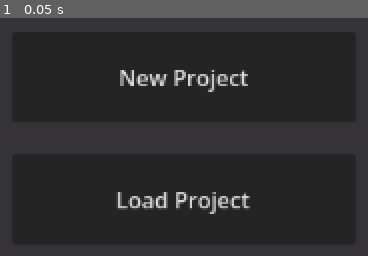
Above: before the commit, frame 1.
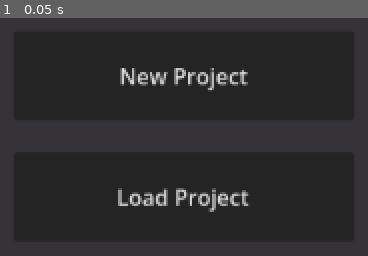
Above: after the commit, the same moment.

Repository: ToadSaidHi/Thwomp-Sprite-Editor
Game: Godot game, scene res://MainMenu.tscn
The game is run twice, just before and just after one commit, with the same random seed, the same clock (stepped at 60 frames per second) and the same inputs. The project has no main scene, so this scene is started directly.
Inputs:
- Up to frame 1 (0.05 s): no input

The runs differ from the first frame. In frame 1, 2.9% of the frame differs, in the area x 32-68%, y 21-83%.

Commit message:
Start Building Blocks

Diff:
--- a/Editor/Editor.tscn
+++ b/Editor/Editor.tscn
@@ -32,3 +32,4 @@
 color = Color(0.90588236, 0.827451, 0.53333336, 1)
 
 [node name="Camera2D" type="Camera2D" parent="." unique_id=1928046784]
+zoom = Vector2(1.65, 1.65)
--- /dev/null
+++ b/Editor/blockCodeEditor/Block.tscn
@@ -0,0 +1,77 @@
+[gd_scene format=3 uid="uid://2m7tn7y8s3ux"]
+
+[ext_resource type="Script" uid="uid://eklv6me23v6l" path="res://Editor/blockCodeEditor/block.gd" id="1_sal11"]
+[ext_resource type="Resource" uid="uid://b08j40nmiooc8" path="res://Objects/Blocks/Basic/loadModelAndAnime.tres" id="2_xhmhm"]
+[ext_resource type="Theme" uid="uid://cplk57enbq5ui" path="res://Objects/Themes/MainTheme.tres" id="3_xhmhm"]
+
+[node name="Block" type="Node2D" unique_id=650439733]
+script = ExtResource("1_sal11")
+block = ExtResource("2_xhmhm")
+
+[node name="Base" type="ColorRect" parent="." unique_id=166731568]
+offset_right = 120.0
+offset_bottom = 150.0
+
+[node name="Up Point" type="ColorRect" parent="Base" unique_id=1953721219]
+layout_mode = 0
+offset_left = 20.0
+offset_top = -40.0
+offset_right = 100.0
+
+[node name="Down Point" type="ColorRect" parent="Base" unique_id=13030419]
+layout_mode = 0
+offset_left = 20.0
+offset_top = 110.0
+offset_right = 100.0
+offset_bottom = 150.0
+color = Color(0.20784314, 0.2, 0.21568628, 1)
+
+[node name="Extension" type="ColorRect" parent="Base" unique_id=2078302038]
+layout_mode = 0
+offset_left = 120.0
+offset_right = 220.0
+offset_bottom = 150.0
+
+[node name="Hole1" type="ColorRect" parent="." unique_id=1664895739]
+visible = false
+offset_top = 10.0
+offset_right = 80.0
+offset_bottom = 140.0
+color = Color(0.20784314, 0.2, 0.21568628, 1)
+
+[node name="Hole2" type="ColorRect" parent="." unique_id=393556413]
+visible = false
+offset_top = 10.0
+offset_right = 80.0
+offset_bottom = 140.0
+color = Color(0.20784314, 0.2, 0.21568628, 1)
+
+[node name="Hole3" type="ColorRect" parent="." unique_id=414438623]
+visible = false
+offset_top = 10.0
+offset_right = 80.0
+offset_bottom = 140.0
+color = Color(0.20784314, 0.2, 0.21568628, 1)
+
+[node name="Hole4" type="ColorRect" parent="." unique_id=1402587966]
+visible = false
+offset_top = 10.0
+offset_right = 80.0
+offset_bottom = 140.0
+color = Color(0.20784314, 0.2, 0.21568628, 1)
+
+[node name="Title" type="RichTextLabel" parent="." unique_id=1553448087]
+offset_left = 100.0
+offset_top = 1.0
+offset_right = 200.0
+offset_bottom = 151.0
+theme = ExtResource("3_xhmhm")
+theme_override_colors/default_color = Color(0.20784314, 0.2, 0.21568628, 1)
+text = "Block Text "
+fit_content = true
+scroll_active = false
+autowrap_mode = 0
+vertical_alignment = 1
+
+[node name="Camera2D" type="Camera2D" parent="." unique_id=1946524169]
+position = Vector2(505, 13)
--- /dev/null
+++ b/Editor/blockCodeEditor/CatagoryLabels.gd
@@ -0,0 +1,10 @@
+extends RichTextLabel
+
+@export var Catagory : BlockCatagory
+
+func _ready() -> void:
+	text = Catagory.Name
+	text = ""
+	$Button.text = Catagory.Name
+	$Button.add_theme_color_override("font_color", Catagory.CatagoryColor)
+	add_theme_color_override("default_color", Catagory.CatagoryColor)
--- /dev/null
+++ b/Editor/blockCodeEditor/block.gd
@@ -0,0 +1,71 @@
+extends Node2D
+@export var block : Block
+@export var subBlocks : Array[subBlock]
+
+func _ready() -> void:
+	$Title.text = block.Title
+	for i in block.SubBlockInputs:
+		subBlocks.append(null)
+
+	setColor()
+
+
+func setColor():
+	$Base.modulate = (block.Type.color)
+	#$"Base/Down Point".modulate.r -= block.Type.color.r
+	#$"Base/Down Point".modulate.g -= block.Type.color.g
+	#$"Base/Down Point".modulate.b -= block.Type.color.b
+
+
+
+func _process(delta: float) -> void:
+
+	growBlock()
+
+func insertSubBlock(loc : int, block : subBlock):
+	subBlocks.insert(loc, block)
+	subBlocks.remove_at(loc+1)
+
+
+func growBlock():
+	var e = $Base/Extension
+	e.size.x = $Title.size.x
+	var x = 0
+	for i in subBlocks:
+		if(x == 0):
+			$Hole1.position.x = e.size.x + e.position.x
+			if(subBlocks.get(x) == null):
+				$Hole1.size.x = 80
+			else:
+				$Hole1.size.x = subBlocks.get(x).size();
+			e.size.x += $Hole1.size.x + 20
+			$Hole1.modulate = block.SubBlockInputs.get(x).color
+			$Hole1.show()
+		if(x == 1):
+			$Hole2.position.x = e.size.x + e.position.x
+			if(subBlocks.get(x) == null):
+				$Hole2.size.x = 80
+			else:
+				$Hole2.size.x = subBlocks.get(x).size();
+			e.size.x += $Hole2.size.x + 20
+			$Hole2.modulate = block.SubBlockInputs.get(x).color
+			$Hole2.show()
+		if(x == 2):
+			$Hole3.position.x = e.size.x + e.position.x
+			if(subBlocks.get(x) == null):
+				$Hole3.size.x = 80
+			else:
+				$Hole3.size.x = subBlocks.get(x).size();
+			e.size.x += $Hole3.size.x + 20
+			$Hole3.modulate = block.SubBlockInputs.get(x).color
+			$Hole3.show()
+		if(x == 3):
+			$Hole4.position.x = e.size.x + e.position.x
+			if(subBlocks.get(x) == null):
+				$Hole4.size.x = 80
+			else:
+				$Hole4.size.x = subBlocks.get(x).size();
+			e.size.x += $Hole4.size.x + 20
+			$Hole4.modulate = block.SubBlockInputs.get(x).color
+			$Hole4.show()
+		x+=1
--- /dev/null
+++ b/Editor/blockCodeEditor/blockCodeEditor.tscn
@@ -0,0 +1,197 @@
+[gd_scene format=3 uid="uid://b3gq61nt7wic4"]
+
+[ext_resource type="Theme" uid="uid://cplk57enbq5ui" path="res://Objects/Themes/MainTheme.tres" id="1_d6kr4"]
+[ext_resource type="Script" uid="uid://cae20hqqygx8i" path="res://Editor/blockCodeEditor/CatagoryLabels.gd" id="2_xe3cp"]
+[ext_resource type="Resource" uid="uid://eegrq0e2bciq" path="res://Objects/Catagories/Model.tres" id="3_ivwsq"]
+[ext_resource type="Resource" uid="uid://ec5v2iukhaui" path="res://Objects/Catagories/Variable.tres" id="4_ryloh"]
+[ext_resource type="Resource" uid="uid://chyv2k1k64vra" path="res://Objects/Catagories/Other.tres" id="5_6hjbc"]
+[ext_resource type="Resource" uid="uid://cg6fyhql215g" path="res://Objects/Catagories/Player.tres" id="5_8flby"]
+[ext_resource type="Resource" uid="uid://cdrulhwe6o76f" path="res://Objects/Catagories/World.tres" id="6_2j130"]
+
+[node name="BlockCodeEditor" type="Node2D" unique_id=1030842470]
+
+[node name="Catagories" type="Node2D" parent="." unique_id=1145216447]
+position = Vector2(-95, -21)
+
+[node name="Catagories Label" type="RichTextLabel" parent="Catagories" unique_id=1596982114]
+offset_left = -517.0
+offset_top = -255.0
+offset_right = 545.5
+scale = Vector2(0.282, 0.282)
+theme = ExtResource("1_d6kr4")
+text = "Catagories"
+fit_content = true
+horizontal_alignment = 1
+
+[node name="Catagory 1" type="RichTextLabel" parent="Catagories" unique_id=1539957793]
+offset_left = -482.0
+offset_top = -226.0
+offset_right = -259.0
+offset_bottom = -203.0
+theme = ExtResource("1_d6kr4")
+theme_override_colors/default_color = Color(1, 1, 1, 1)
+theme_override_font_sizes/normal_font_size = 16
+text = "Text"
+scroll_active = false
+horizontal_alignment = 1
+script = ExtResource("2_xe3cp")
+Catagory = ExtResource("3_ivwsq")
+
+[node name="ColorRect" type="ColorRect" parent="Catagories/Catagory 1" unique_id=112793809]
+layout_mode = 0
+offset_left = -1.0
+offset_top = -6.0
+offset_right = 39.0
+offset_bottom = 34.0
+scale = Vector2(5.76, 1)
+color = Color(0, 0, 0, 0.16078432)
+
+[node name="Button" type="Button" parent="Catagories/Catagory 1" unique_id=1893625842]
+layout_mode = 0
+offset_left = 4.0
+offset_right = 2033.0
+offset_bottom = 200.0
+scale = Vector2(0.111, 0.111)
+theme = ExtResource("1_d6kr4")
+theme_override_font_sizes/font_size = 144
+text = "                                               "
+flat = true
+
+[node name="Catagory 2" type="RichTextLabel" parent="Catagories" unique_id=1631276149]
+offset_left = -482.0
+offset_top = -196.0
+offset_right = -259.0
+offset_bottom = -173.0
+theme = ExtResource("1_d6kr4")
+theme_override_colors/default_color = Color(1, 1, 1, 1)
+theme_override_font_sizes/normal_font_size = 16
+text = "Text"
+scroll_active = false
+horizontal_alignment = 1
+script = ExtResource("2_xe3cp")
+Catagory = ExtResource("6_2j130")
+
+[node name="ColorRect" type="ColorRect" parent="Catagories/Catagory 2" unique_id=206508554]
+layout_mode = 0
+offset_left = -1.0
+offset_top = -6.0
+offset_right = 39.0
+offset_bottom = 34.0
+scale = Vector2(5.76, 1)
+color = Color(0, 0, 0, 0.16078432)
+
+[node name="Button" type="Button" parent="Catagories/Catagory 2" unique_id=1723939354]
+layout_mode = 0
+offset_left = 4.0
+offset_right = 2033.0
+offset_bottom = 200.0
+scale = Vector2(0.111, 0.111)
+theme = ExtResource("1_d6kr4")
+theme_override_font_sizes/font_size = 144
+text = "                                               "
+flat = true
+
+[node name="Catagory 3" type="RichTextLabel" parent="Catagories" unique_id=1098924019]
+offset_left = -482.0
+offset_top = -166.0
+offset_right = -259.0
+offset_bottom = -143.0
+theme = ExtResource("1_d6kr4")
+theme_override_colors/default_color = Color(1, 1, 1, 1)
+theme_override_font_sizes/normal_font_size = 16
+text = "Text"
+scroll_active = false
+horizontal_alignment = 1
+script = ExtResource("2_xe3cp")
+Catagory = ExtResource("5_8flby")
+
+[node name="ColorRect" type="ColorRect" parent="Catagories/Catagory 3" unique_id=250890486]
+layout_mode = 0
+offset_left = -1.0
+offset_top = -6.0
+offset_right = 39.0
+offset_bottom = 34.0
+scale = Vector2(5.76, 1)
+color = Color(0, 0, 0, 0.16078432)
+
+[node name="Button" type="Button" parent="Catagories/Catagory 3" unique_id=1005727232]
+layout_mode = 0
+offset_left = 4.0
+offset_right = 2033.0
+offset_bottom = 200.0
+scale = Vector2(0.111, 0.111)
+theme = ExtResource("1_d6kr4")
+theme_override_font_sizes/font_size = 144
+text = "                                               "
+flat = true
+
+[node name="Catagory 4" type="RichTextLabel" parent="Catagories" unique_id=1914341185]
+offset_left = -482.0
+offset_top = -136.0
+offset_right = -259.0
+offset_bottom = -113.0
+theme = ExtResource("1_d6kr4")
+theme_override_colors/default_color = Color(1, 1, 1, 1)
+theme_override_font_sizes/normal_font_size = 16
+text = "Text"
+scroll_active = false
+horizontal_alignment = 1
+script = ExtResource("2_xe3cp")
+Catagory = ExtResource("4_ryloh")
+
+[node name="ColorRect" type="ColorRect" parent="Catagories/Catagory 4" unique_id=1612406674]
+layout_mode = 0
+offset_left = -1.0
+offset_top = -6.0
+offset_right = 39.0
+offset_bottom = 34.0
+scale = Vector2(5.76, 1)
+color = Color(0, 0, 0, 0.16078432)
+
+[node name="Button" type="Button" parent="Catagories/Catagory 4" unique_id=1056558632]
+layout_mode = 0
+offset_left = 4.0
+offset_right = 2033.0
+offset_bottom = 200.0
+scale = Vector2(0.111, 0.111)
+theme = ExtResource("1_d6kr4")
+theme_override_font_sizes/font_size = 144
+text = "                                               "
+flat = true
+
+[node name="Catagory 5" type="RichTextLabel" parent="Catagories" unique_id=1524256261]
+offset_left = -482.0
+offset_top = -106.0
+offset_right = -259.0
+offset_bottom = -83.0
+theme = ExtResource("1_d6kr4")
+theme_override_colors/default_color = Color(1, 1, 1, 1)
+theme_override_font_sizes/normal_font_size = 16
+text = "Text"
+scroll_active = false
+horizontal_alignment = 1
+script = ExtResource("2_xe3cp")
+Catagory = ExtResource("5_6hjbc")
+
+[node name="ColorRect" type="ColorRect" parent="Catagories/Catagory 5" unique_id=347458772]
+layout_mode = 0
+offset_left = -1.0
+offset_top = -6.0
+offset_right = 39.0
+offset_bottom = 34.0
+scale = Vector2(5.76, 1)
+color = Color(0, 0, 0, 0.16078432)
+
+[node name="Button" type="Button" parent="Catagories/Catagory 5" unique_id=325585006]
+layout_mode = 0
+offset_left = 4.0
+offset_right = 2033.0
+offset_bottom = 200.0
+scale = Vector2(0.111, 0.111)
+theme = ExtResource("1_d6kr4")
+theme_override_font_sizes/font_size = 144
+text = "                                               "
+flat = true
+
+[node name="Camera2D" type="Camera2D" parent="." unique_id=155870850]
+zoom = Vector2(1.65, 1.65)
--- a/MainMenu.tscn
+++ b/MainMenu.tscn
@@ -3,6 +3,7 @@
 [node name="MainMenu" type="Node2D" unique_id=708923123]
 
 [node name="Camera2D" type="Camera2D" parent="." unique_id=1706227575]
+zoom = Vector2(1.65, 1.65)
 
 [node name="New Project" type="Button" parent="." unique_id=1411149363]
 offset_left = -124.0
--- /dev/null
+++ b/Objects/Block Types/ArcData.tres
@@ -0,0 +1,9 @@
+[gd_resource type="Resource" script_class="BlockType" format=3 uid="uid://b82d7negs1o5l"]
+
+[ext_resource type="Script" uid="uid://b30t1q3f3e4cu" path="res://Objects/Classes/blockType.gd" id="1_l71ns"]
+
+[resource]
+script = ExtResource("1_l71ns")
+Name = "ArcData"
+color = Color(0.56078434, 0.61960787, 0.8352941, 1)
+metadata/_custom_type_script = "uid://b30t1q3f3e4cu"
--- /dev/null
+++ b/Objects/Blocks/Basic/Custom.tres
@@ -0,0 +1,11 @@
+[gd_resource type="Resource" script_class="Block" format=3 uid="uid://bdee4bc25288w"]
+
+[ext_resource type="Script" uid="uid://bs1q4d40o5kko" path="res://Objects/Classes/block.gd" id="1_2gnyi"]
+[ext_resource type="Resource" uid="uid://dp77mtw8byt4w" path="res://Objects/Block Types/Other.tres" id="1_khm81"]
+
+[resource]
+script = ExtResource("1_2gnyi")
+Title = "[TextBox]"
+Description = "Run a custom line of code"
+Type = ExtResource("1_khm81")
+metadata/_custom_type_script = "uid://bs1q4d40o5kko"
--- a/Objects/Blocks/Basic/loadModel.tres
+++ b/Objects/Blocks/Basic/loadModel.tres
@@ -1,11 +1,14 @@
 [gd_resource type="Resource" script_class="loadModel" format=3 uid="uid://sobfqdki4x1h"]
 
 [ext_resource type="Resource" uid="uid://b25nixh28b3vn" path="res://Objects/Block Types/AnimationAndModel.tres" id="1_0mj6a"]
+[ext_resource type="Script" uid="uid://b30t1q3f3e4cu" path="res://Objects/Classes/blockType.gd" id="1_d5pcf"]
 [ext_resource type="Script" uid="uid://e7i0e2petq55" path="res://Objects/Classes/loadModel.gd" id="1_fsich"]
+[ext_resource type="Resource" uid="uid://b82d7negs1o5l" path="res://Objects/Block Types/ArcData.tres" id="2_0clwg"]
 
 [resource]
 script = ExtResource("1_fsich")
 Title = "Load Model"
 Description = "Loads Model from Sprite arc data"
 Type = ExtResource("1_0mj6a")
+SubBlockInputs = Array[ExtResource("1_d5pcf")]([ExtResource("2_0clwg")])
 metadata/_custom_type_script = "uid://e7i0e2petq55"
--- a/Objects/Blocks/Basic/loadModelAndAnime.tres
+++ b/Objects/Blocks/Basic/loadModelAndAnime.tres
@@ -1,8 +1,11 @@
 [gd_resource type="Resource" script_class="loadModel" format=3 uid="uid://b08j40nmiooc8"]
 
+[ext_resource type="Script" uid="uid://b30t1q3f3e4cu" path="res://Objects/Classes/blockType.gd" id="1_6alf5"]
 [ext_resource type="Script" uid="uid://e7i0e2petq55" path="res://Objects/Classes/loadModel.gd" id="1_aqpwg"]
 [ext_resource type="Resource" uid="uid://b25nixh28b3vn" path="res://Objects/Block Types/AnimationAndModel.tres" id="1_tyi6b"]
+[ext_resource type="Resource" uid="uid://b82d7negs1o5l" path="res://Objects/Block Types/ArcData.tres" id="2_gcaw6"]
 [ext_resource type="Script" uid="uid://gyotv2locax4" path="res://Objects/Classes/StringSub.gd" id="2_xj6s5"]
+[ext_resource type="Resource" uid="uid://x8h57mullpp6" path="res://Objects/Block Types/Text.tres" id="3_gog1f"]
 
 [sub_resource type="Resource" id="Resource_xj6s5"]
 script = ExtResource("2_xj6s5")
@@ -13,8 +16,9 @@
 script = ExtResource("1_aqpwg")
 withAnime = true
 animeName = SubResource("Resource_xj6s5")
-Title = "Load Model and Animation [StringSub]"
+Title = "Load Model and Animation"
 Description = "Load a model with a starting animation (Required for any animations in the future)"
 Type = ExtResource("1_tyi6b")
+SubBlockInputs = Array[ExtResource("1_6alf5")]([ExtResource("2_gcaw6"), ExtResource("3_gog1f")])
 id = 1
 metadata/_custom_type_script = "uid://e7i0e2petq55"
--- /dev/null
+++ b/Objects/Blocks/Vars/StringSub.tres
@@ -0,0 +1,11 @@
+[gd_resource type="Resource" script_class="StringSubBlock" format=3 uid="uid://b62p67u484k2j"]
+
+[ext_resource type="Script" uid="uid://gyotv2locax4" path="res://Objects/Classes/StringSub.gd" id="1_djuf3"]
+[ext_resource type="Resource" uid="uid://x8h57mullpp6" path="res://Objects/Block Types/Text.tres" id="1_pdd2p"]
+
+[resource]
+script = ExtResource("1_djuf3")
+Title = "[TextBox]"
+Description = "InsertText"
+Type = ExtResource("1_pdd2p")
+metadata/_custom_type_script = "uid://gyotv2locax4"
--- /dev/null
+++ b/Objects/Catagories/Model.tres
@@ -0,0 +1,13 @@
+[gd_resource type="Resource" script_class="BlockCatagory" format=3 uid="uid://eegrq0e2bciq"]
+
+[ext_resource type="Script" uid="uid://bs1q4d40o5kko" path="res://Objects/Classes/block.gd" id="1_qxujb"]
+[ext_resource type="Script" uid="uid://bdq4rv13fcqla" path="res://Objects/Classes/blockCatagory.gd" id="2_bombq"]
+[ext_resource type="Resource" uid="uid://sobfqdki4x1h" path="res://Objects/Blocks/Basic/loadModel.tres" id="2_l2a8u"]
+[ext_resource type="Resource" uid="uid://b08j40nmiooc8" path="res://Objects/Blocks/Basic/loadModelAndAnime.tres" id="3_jv2cn"]
+
+[resource]
+script = ExtResource("2_bombq")
+Name = "Model"
+Blocks = Array[ExtResource("1_qxujb")]([ExtResource("2_l2a8u"), ExtResource("3_jv2cn")])
+CatagoryColor = Color(0.80784315, 0.5921569, 0.41960785, 1)
+metadata/_custom_type_script = "uid://bdq4rv13fcqla"
--- /dev/null
+++ b/Objects/Catagories/Other.tres
@@ -0,0 +1,12 @@
+[gd_resource type="Resource" script_class="BlockCatagory" format=3 uid="uid://chyv2k1k64vra"]
+
+[ext_resource type="Script" uid="uid://bs1q4d40o5kko" path="res://Objects/Classes/block.gd" id="1_jmagn"]
+[ext_resource type="Resource" uid="uid://bdee4bc25288w" path="res://Objects/Blocks/Basic/Custom.tres" id="2_eltwm"]
+[ext_resource type="Script" uid="uid://bdq4rv13fcqla" path="res://Objects/Classes/blockCatagory.gd" id="2_u8hp1"]
+
+[resource]
+script = ExtResource("2_u8hp1")
+Name = "Other"
+Blocks = Array[ExtResource("1_jmagn")]([ExtResource("2_eltwm")])
+CatagoryColor = Color(0.94509804, 0.8745098, 0.75686276, 1)
+metadata/_custom_type_script = "uid://bdq4rv13fcqla"
--- /dev/null
+++ b/Objects/Catagories/Player.tres
@@ -0,0 +1,10 @@
+[gd_resource type="Resource" script_class="BlockCatagory" format=3 uid="uid://cg6fyhql215g"]
+
+[ext_resource type="Script" uid="uid://bs1q4d40o5kko" path="res://Objects/Classes/block.gd" id="1_npubf"]
+[ext_resource type="Script" uid="uid://bdq4rv13fcqla" path="res://Objects/Classes/blockCatagory.gd" id="2_vg88s"]
+
+[resource]
+script = ExtResource("2_vg88s")
+Name = "Player"
+CatagoryColor = Color(0.6117647, 0.34509805, 0.39215687, 1)
+metadata/_custom_type_script = "uid://bdq4rv13fcqla"
--- a/Objects/Catagories/Test.tres
+++ /dev/null
@@ -1,11 +0,0 @@
-[gd_resource type="Resource" script_class="BlockCatagory" format=3 uid="uid://bsnc8laykcgb7"]
-
-[ext_resource type="Script" uid="uid://bs1q4d40o5kko" path="res://Objects/Classes/block.gd" id="1_mwmh4"]
-[ext_resource type="Resource" uid="uid://dh5a8alaamfif" path="res://Objects/Blocks/Test.tres" id="2_kphhn"]
-[ext_resource type="Script" uid="uid://bdq4rv13fcqla" path="res://Objects/Classes/blockCatagory.gd" id="2_kxiwr"]
-
-[resource]
-script = ExtResource("2_kxiwr")
-Name = "TestCatagory"
-Blocks = Array[ExtResource("1_mwmh4")]([ExtResource("2_kphhn")])
-metadata/_custom_type_script = "uid://bdq4rv13fcqla"
--- /dev/null
+++ b/Objects/Catagories/Variable.tres
@@ -0,0 +1,12 @@
+[gd_resource type="Resource" script_class="BlockCatagory" format=3 uid="uid://ec5v2iukhaui"]
+
+[ext_resource type="Script" uid="uid://bs1q4d40o5kko" path="res://Objects/Classes/block.gd" id="1_2xsox"]
+[ext_resource type="Resource" uid="uid://b62p67u484k2j" path="res://Objects/Blocks/Vars/StringSub.tres" id="2_42eo3"]
+[ext_resource type="Script" uid="uid://bdq4rv13fcqla" path="res://Objects/Classes/blockCatagory.gd" id="2_woivh"]
+
+[resource]
+script = ExtResource("2_woivh")
+Name = "Variables"
+Blocks = Array[ExtResource("1_2xsox")]([ExtResource("2_42eo3")])
+CatagoryColor = Color(0.90588236, 0.827451, 0.53333336, 1)
+metadata/_custom_type_script = "uid://bdq4rv13fcqla"
--- /dev/null
+++ b/Objects/Catagories/World.tres
@@ -0,0 +1,10 @@
+[gd_resource type="Resource" script_class="BlockCatagory" format=3 uid="uid://cdrulhwe6o76f"]
+
+[ext_resource type="Script" uid="uid://bs1q4d40o5kko" path="res://Objects/Classes/block.gd" id="1_c40mn"]
+[ext_resource type="Script" uid="uid://bdq4rv13fcqla" path="res://Objects/Classes/blockCatagory.gd" id="2_o30mo"]
+
+[resource]
+script = ExtResource("2_o30mo")
+Name = "Outside Sprites"
+CatagoryColor = Color(0.89411765, 0.73333335, 0.96862745, 1)
+metadata/_custom_type_script = "uid://bdq4rv13fcqla"
--- a/Objects/Classes/block.gd
+++ b/Objects/Classes/block.gd
@@ -4,6 +4,8 @@
 @export var Description : String;
 @export var Type : BlockType;
 @export var codeInsert : String;
+@export var SubBlockInputs : Array[BlockType]
+
 
 @export var id : int
 
--- a/Objects/Classes/blockCatagory.gd
+++ b/Objects/Classes/blockCatagory.gd
@@ -3,3 +3,4 @@
 
 @export var Name : String;
 @export var Blocks : Array[Block];
+@export var CatagoryColor : Color
--- a/Objects/Classes/subBlock.gd
+++ b/Objects/Classes/subBlock.gd
@@ -1,2 +1,3 @@
 class_name subBlock extends Block
 @export var Standalone = false
+@export var size = 100
--- a/project.godot
+++ b/project.godot
@@ -21,6 +21,8 @@
 
 [display]
 
+window/size/viewport_width=1920
+window/size/viewport_height=1080
 window/size/mode=2
 window/stretch/mode="viewport"
 window/stretch/aspect="expand"
Not shown, added: Block Insert Dict.txt
Not shown, added: Editor/blockCodeEditor/CatagoryLabels.gd.uid
Not shown, added: Editor/blockCodeEditor/block.gd.uid
